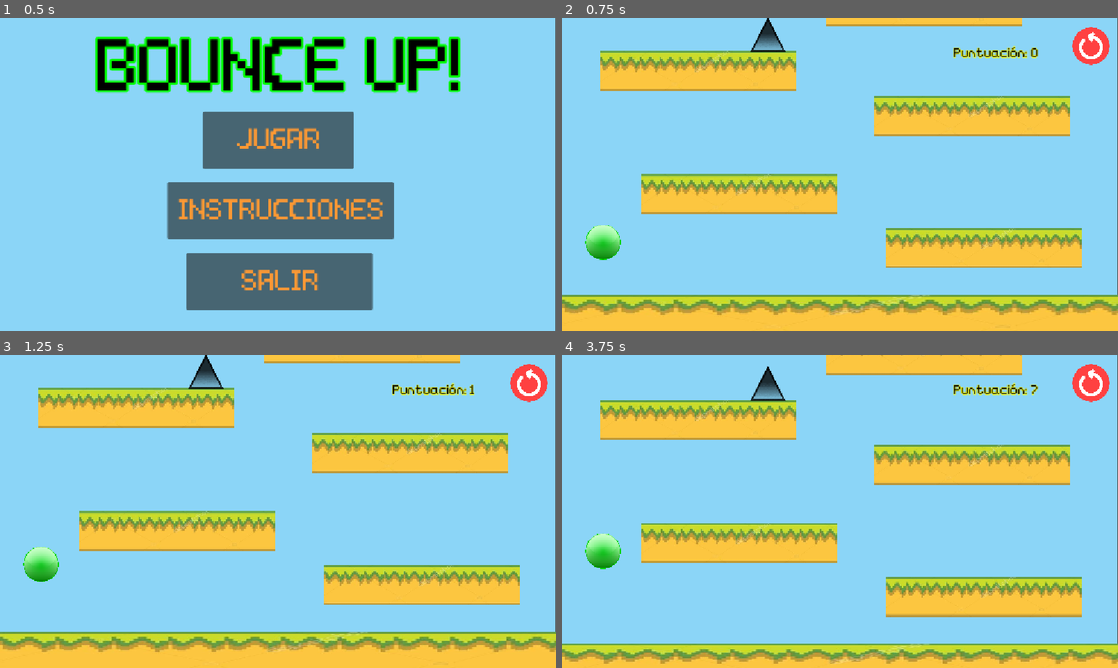
Above: before the commit, frames 1-4 (two rows, left to right).
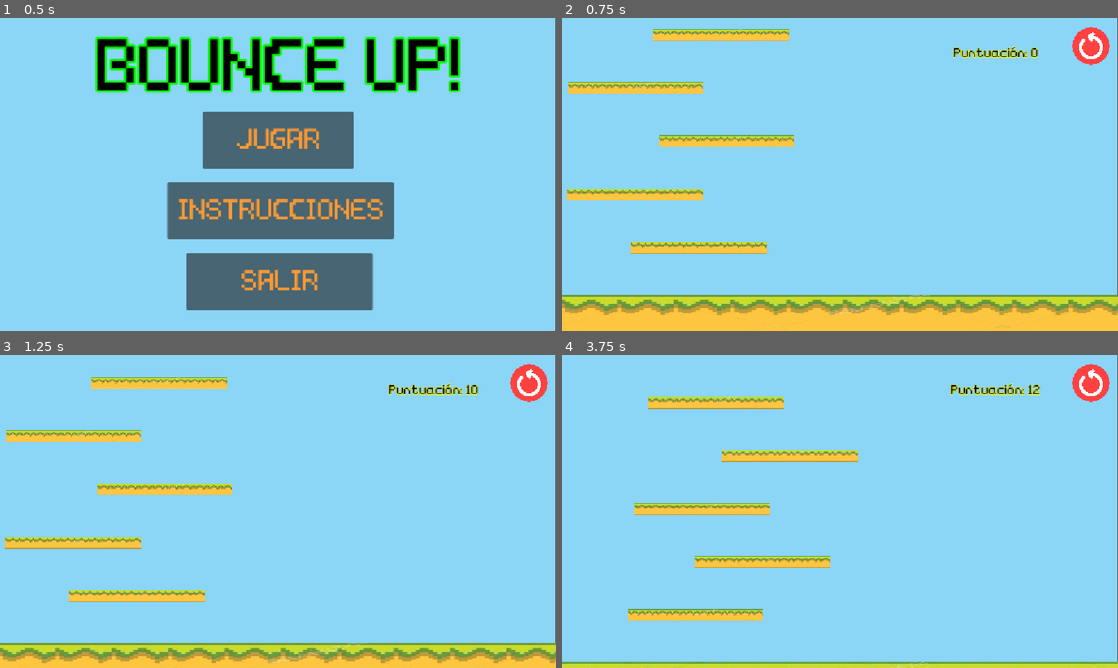
Above: after the commit, the same moments.

Repository: Miranda-511/Bounce-Up-
Game: Godot game, scene res://escenas/menu.tscn
Two runs of this game, one before a commit and one after it. Both use one fixed random seed, a clock stepped at 60 frames per second and the inputs below.
Inputs (mouse positions are in pixels of both pictures, inside the frame that each line leads up to):
- Up to frame 1 (0.5 s): no input
- Up to frame 2 (0.75 s): click "JUGAR" at 0.5 s
- Up to frame 3 (1.25 s): no input
- Up to frame 4 (3.75 s): click (1090, 383) at 1.25 s; click (1090, 383) at 2 s; click (1090, 383) at 2.75 s

Frame 1 is identical in both runs. In frame 2, 23% of the frame differs, in the area x 0-94%, y 0-80%; in frame 3, 33%; in frame 4, 33%, in the area x 0-100%, y 0-100%.

Commit message:
generación automática de plataformas 1

Diff:
--- a/escenas/main.tscn
+++ b/escenas/main.tscn
@@ -2,12 +2,122 @@
 
 [ext_resource type="PackedScene" uid="uid://cfsn8nl7xmay2" path="res://escenas/player.tscn" id="1_jumxm"]
 [ext_resource type="PackedScene" uid="uid://bdaevce65k24h" path="res://escenas/background.tscn" id="2_26pgj"]
-[ext_resource type="PackedScene" uid="uid://pj6e4xubag5r" path="res://escenas/platform.tscn" id="3_26pgj"]
 [ext_resource type="PackedScene" uid="uid://bqijyx2j6xcjs" path="res://escenas/floor.tscn" id="3_dkga6"]
-[ext_resource type="PackedScene" uid="uid://bna3n2o36em0c" path="res://escenas/spike.tscn" id="5_o8odp"]
 [ext_resource type="FontFile" uid="uid://c4a6oj1d3qow6" path="res://font/lower-pixel.regular.otf" id="6_a8p2b"]
 [ext_resource type="PackedScene" uid="uid://cpq5ribtni47t" path="res://escenas/restartbutton.tscn" id="6_dg7ii"]
 [ext_resource type="AudioStream" uid="uid://c847wwhkogxee" path="res://sound/the_mountain-retro-game-593063.mp3" id="10_dg7ii"]
+
+[sub_resource type="GDScript" id="GDScript_eaw6l"]
+resource_name = "platformgenerator"
+script/source = "
+extends Node2D
+
+const PLATFORM_SCENE = preload(\"res://escenas/platform.tscn\")
+
+# CONFIGURACIÓN
+const VERTICAL_GAP = 110.0
+const MIN_HORIZONTAL_STEP = 120.0
+const MAX_HORIZONTAL_STEP = 190.0
+const GENERATE_AHEAD = 900.0
+
+# POSICIONES INTERNAS DE LA PLATAFORMA
+const PLATFORM_CENTER_X = 932.125
+const PLATFORM_TOP_OFFSET_Y = 481.0
+const PLATFORM_HALF_WIDTH = 140.0
+
+# POSICIÓN DEL PISO
+const FLOOR_TOP_Y = 582.5
+const FIRST_PLATFORM_ABOVE_FLOOR = 110.0
+
+@onready var main: Node2D = get_parent()
+
+var player: CharacterBody2D
+var next_platform_y: float
+var last_center_x: float
+
+
+func _ready():
+
+	# BUSCAR AL JUGADOR
+	for child in main.get_children():
+		if child is CharacterBody2D:
+			player = child
+			break
+
+	if player == null:
+		push_error(\"No se encontró al jugador.\")
+		set_process(false)
+		return
+
+	# CENTRAR LA PRIMERA PLATAFORMA CON EL JUGADOR
+	var screen_width = get_viewport_rect().size.x
+
+	last_center_x = clamp(
+		player.global_position.x + 104.6,
+		PLATFORM_HALF_WIDTH,
+		screen_width - PLATFORM_HALF_WIDTH
+	)
+
+	# ALTURA DE LA PRIMERA PLATAFORMA
+	next_platform_y = (
+		FLOOR_TOP_Y
+		- FIRST_PLATFORM_ABOVE_FLOOR
+	)
+
+	generate_ahead()
+
+
+func _process(_delta):
+
+	if player == null:
+		return
+
+	generate_ahead()
+
+
+func generate_ahead():
+
+	while next_platform_y > player.global_position.y - GENERATE_AHEAD:
+		create_platform()
+
+
+func create_platform():
+
+	var screen_width = get_viewport_rect().size.x
+
+	var min_x = PLATFORM_HALF_WIDTH
+	var max_x = screen_width - PLATFORM_HALF_WIDTH
+
+	# ELEGIR DIRECCIÓN Y DISTANCIA
+	var direction = -1.0 if randf() < 0.5 else 1.0
+
+	var step = randf_range(
+		MIN_HORIZONTAL_STEP,
+		MAX_HORIZONTAL_STEP
+	)
+
+	var new_x = last_center_x + direction * step
+
+	# EVITAR SALIR DE LA PANTALLA
+	if new_x < min_x or new_x > max_x:
+		new_x = last_center_x - direction * step
+
+	new_x = clamp(new_x, min_x, max_x)
+
+	# CREAR PLATAFORMA
+	var new_platform = PLATFORM_SCENE.instantiate()
+
+	new_platform.position = Vector2(
+		new_x - PLATFORM_CENTER_X,
+		next_platform_y - PLATFORM_TOP_OFFSET_Y
+	)
+
+	main.add_child.call_deferred(new_platform)
+
+	# ACTUALIZAR POSICIONES
+	last_center_x = new_x
+	next_platform_y -= VERTICAL_GAP
+"
 
 [sub_resource type="LabelSettings" id="LabelSettings_kkt6c"]
 font = ExtResource("6_a8p2b")
@@ -30,112 +140,17 @@
 [node name="player" parent="." unique_id=847637617 instance=ExtResource("1_jumxm")]
 position = Vector2(-19, -74)
 
-[node name="platform" parent="." unique_id=1443791692 instance=ExtResource("3_26pgj")]
-position = Vector2(-57, -37)
-
-[node name="platform2" parent="." unique_id=2063515316 instance=ExtResource("3_26pgj")]
-position = Vector2(-565, -148)
-
-[node name="platform3" parent="." unique_id=1125278581 instance=ExtResource("3_26pgj")]
-position = Vector2(-82, -310)
-
-[node name="platform4" parent="." unique_id=787380729 instance=ExtResource("3_26pgj")]
-position = Vector2(-650, -403)
-
-[node name="platform5" parent="." unique_id=666727352 instance=ExtResource("3_26pgj")]
-position = Vector2(-182, -537)
-
-[node name="platform6" parent="." unique_id=817258180 instance=ExtResource("3_26pgj")]
-position = Vector2(213, -692)
-
-[node name="platform7" parent="." unique_id=2019567367 instance=ExtResource("3_26pgj")]
-position = Vector2(-273, -829)
-
-[node name="platform8" parent="." unique_id=86033939 instance=ExtResource("3_26pgj")]
-position = Vector2(-724, -967)
-
-[node name="platform9" parent="." unique_id=545213942 instance=ExtResource("3_26pgj")]
-position = Vector2(-234, -1124)
-
-[node name="platform10" parent="." unique_id=66334854 instance=ExtResource("3_26pgj")]
-position = Vector2(208, -1271)
-
-[node name="platform11" parent="." unique_id=305094898 instance=ExtResource("3_26pgj")]
-position = Vector2(-304, -1403)
-
-[node name="platform12" parent="." unique_id=1527586800 instance=ExtResource("3_26pgj")]
-position = Vector2(-724, -1564)
-
-[node name="platform13" parent="." unique_id=1038650899 instance=ExtResource("3_26pgj")]
-position = Vector2(-724, -1564)
-
-[node name="platform14" parent="." unique_id=633200104 instance=ExtResource("3_26pgj")]
-position = Vector2(-226, -1665)
-
-[node name="platform15" parent="." unique_id=283470994 instance=ExtResource("3_26pgj")]
-position = Vector2(164, -1831)
-
-[node name="platform16" parent="." unique_id=610574630 instance=ExtResource("3_26pgj")]
-position = Vector2(-273, -1942)
-
-[node name="platform18" parent="." unique_id=261621933 instance=ExtResource("3_26pgj")]
-position = Vector2(-711, -2066)
-
-[node name="platform19" parent="." unique_id=2110527866 instance=ExtResource("3_26pgj")]
-position = Vector2(-182, -2181)
-
-[node name="platform20" parent="." unique_id=108965243 instance=ExtResource("3_26pgj")]
-position = Vector2(-681, -2292)
-
-[node name="platform21" parent="." unique_id=990447490 instance=ExtResource("3_26pgj")]
-position = Vector2(-329, -2443)
-
-[node name="platform17" parent="." unique_id=1574146186 instance=ExtResource("3_26pgj")]
-position = Vector2(-724, -1798)
-
-[node name="spike" parent="." unique_id=1637549672 instance=ExtResource("5_o8odp")]
-position = Vector2(212.99998, -69)
-scale = Vector2(0.5999988, 0.6000006)
-
-[node name="spike2" parent="." unique_id=1986254904 instance=ExtResource("5_o8odp")]
-position = Vector2(463.99997, -494.99997)
-scale = Vector2(0.5999988, 0.6000006)
-
-[node name="spike3" parent="." unique_id=1086112307 instance=ExtResource("5_o8odp")]
-position = Vector2(-142, -634)
-scale = Vector2(0.5999988, 0.6000006)
-
-[node name="spike4" parent="." unique_id=10469395 instance=ExtResource("5_o8odp")]
-position = Vector2(901, -936.99994)
-scale = Vector2(0.5999988, 0.6000006)
-
-[node name="spike5" parent="." unique_id=2059797688 instance=ExtResource("5_o8odp")]
-position = Vector2(-27.999994, -1230)
-scale = Vector2(0.5999988, 0.6000006)
-
-[node name="spike6" parent="." unique_id=1692214863 instance=ExtResource("5_o8odp")]
-position = Vector2(894, -1498)
-scale = Vector2(0.5999988, 0.6000006)
-
-[node name="spike7" parent="." unique_id=868861543 instance=ExtResource("5_o8odp")]
-position = Vector2(44.999996, -1731.9999)
-scale = Vector2(0.5999988, 0.6000006)
-
-[node name="spike8" parent="." unique_id=1975169179 instance=ExtResource("5_o8odp")]
-position = Vector2(569.99994, -1847.9999)
-scale = Vector2(0.5999988, 0.6000006)
-
-[node name="spike10" parent="." unique_id=2038924450 instance=ExtResource("5_o8odp")]
-position = Vector2(548, -1607.9999)
-scale = Vector2(0.5999988, 0.6000006)
-
 [node name="Camera2D" type="Camera2D" parent="." unique_id=846533705]
 position = Vector2(576, 333)
 drag_vertical_enabled = true
 
+[node name="PlatformGenerator" type="Node2D" parent="." unique_id=356150963]
+script = SubResource("GDScript_eaw6l")
+
 [node name="CanvasLayer" type="CanvasLayer" parent="." unique_id=1286689389]
 
 [node name="restartbutton" parent="CanvasLayer" unique_id=149260693 instance=ExtResource("6_dg7ii")]
+metadata/_edit_use_anchors_ = true
 
 [node name="ScoreLabel" type="Label" parent="CanvasLayer" unique_id=1491639338]
 offset_left = 804.0
@@ -145,6 +160,7 @@
 text = "Puntuación: 0"
 label_settings = SubResource("LabelSettings_kkt6c")
 horizontal_alignment = 1
+metadata/_edit_use_anchors_ = true
 
 [node name="WinLabel" type="Label" parent="CanvasLayer" unique_id=390012771]
 visible = false
--- a/escenas/platform.tscn
+++ b/escenas/platform.tscn
@@ -3,18 +3,19 @@
 [ext_resource type="Texture2D" uid="uid://72bswemu1y6p" path="res://assets/floor.jpg" id="1_fu541"]
 
 [sub_resource type="RectangleShape2D" id="RectangleShape2D_fu541"]
-size = Vector2(404.25, 80)
+size = Vector2(280, 20)
 
 [node name="platform" type="Node2D" unique_id=1443791692]
 
 [node name="Sprite2D" type="Sprite2D" parent="." unique_id=1153215524]
-position = Vector2(932, 522)
-scale = Vector2(0.66016257, 0.4823531)
+position = Vector2(932, 493)
+scale = Vector2(0.457, 0.145)
 texture = ExtResource("1_fu541")
 
 [node name="StaticBody2D" type="StaticBody2D" parent="." unique_id=1934456800]
 position = Vector2(39, 262)
 
 [node name="CollisionShape2D" type="CollisionShape2D" parent="StaticBody2D" unique_id=892721161]
-position = Vector2(893.125, 259)
+position = Vector2(893.125, 229)
 shape = SubResource("RectangleShape2D_fu541")
+one_way_collision = true
--- a/escenas/player.tscn
+++ b/escenas/player.tscn
@@ -14,27 +14,20 @@
 const CAMERA_SPEED = 1.0
 const CAMERA_TRIGGER = 260.0
 const FALL_LIMIT = 700.0
-const WIN_SCORE = 250
 
 @onready var camera: Camera2D = $\"../Camera2D\"
 @onready var score_label: Label = $\"../CanvasLayer/ScoreLabel\"
-@onready var win_label: Label = $\"../CanvasLayer/WinLabel\"
 
 var start_y: float
 var highest_y: float
-var won = false
 
 
 func _ready():
 	start_y = global_position.y
 	highest_y = start_y
-	win_label.visible = false
 
 
 func _physics_process(delta: float) -> void:
-
-	if won:
-		return
 
 	# GRAVEDAD
 	if not is_on_floor():
@@ -81,13 +74,6 @@
 	var score = int((start_y - highest_y) / 10.0)
 	score_label.text = \"Puntuación: \" + str(max(score, 0))
 
-	# META
-	if score >= WIN_SCORE:
-		won = true
-		velocity = Vector2.ZERO
-		win_label.visible = true
-		return
-
 	# SI EL JUGADOR CAE, REINICIAR
 	if global_position.y > camera.global_position.y + FALL_LIMIT:
 		get_tree().reload_current_scene()
@@ -97,15 +83,14 @@
 radius = 242.7267
 
 [node name="player" type="CharacterBody2D" unique_id=847637617]
-position = Vector2(18, 18)
 script = SubResource("GDScript_esbpa")
 
 [node name="Sprite2D" type="Sprite2D" parent="." unique_id=1025957690]
-position = Vector2(104.099976, 534.99994)
+position = Vector2(471, -74)
 scale = Vector2(0.13, 0.13)
 texture = ExtResource("1_esbpa")
 
 [node name="CollisionShape2D" type="CollisionShape2D" parent="." unique_id=773558526]
-position = Vector2(104.645966, 534.99994)
+position = Vector2(471, -74)
 scale = Vector2(0.15, 0.15)
 shape = SubResource("CircleShape2D_pv7or")
